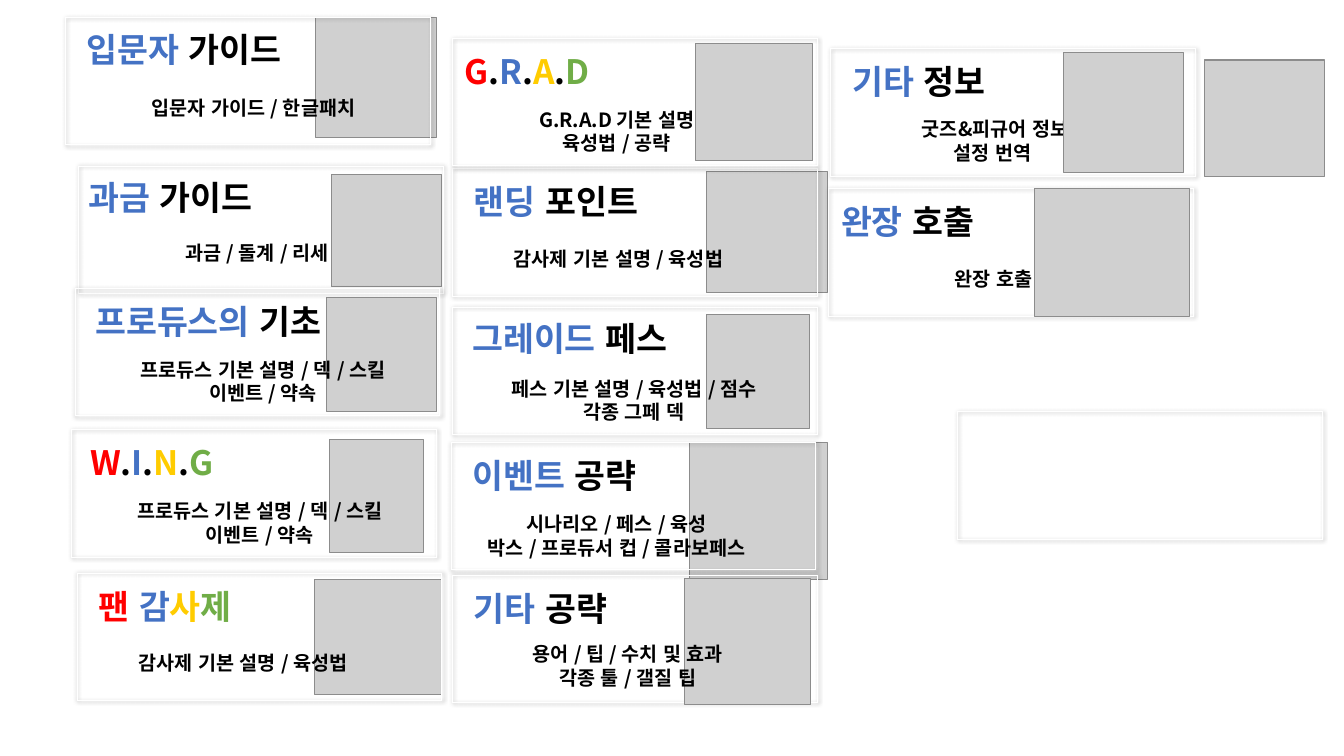
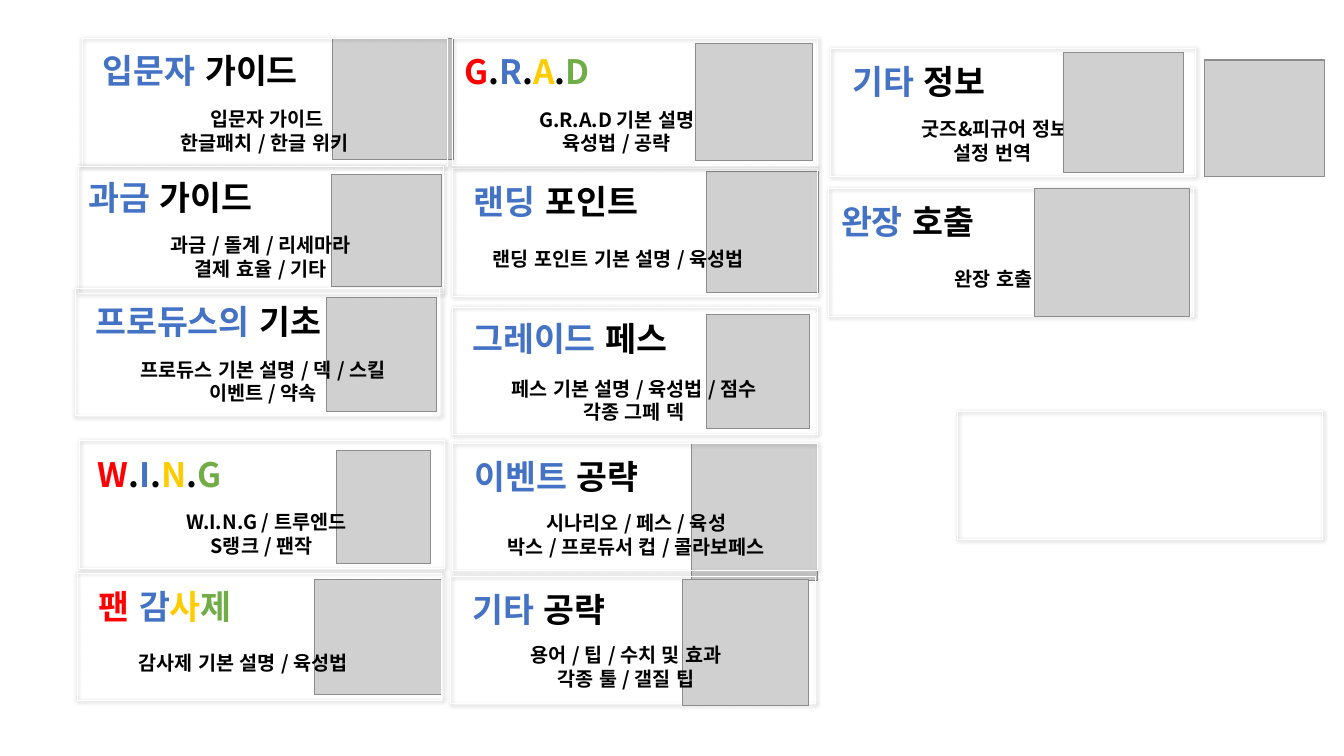
Before and after one commit to login-dhcp/shinycolors_guide, a slide deck: slide 1 of src/banner.pptx. Drawn at 1344x756 pixels with LibreOffice and Linux fonts; fonts in the diff are those of the drawing; grey boxes stand for pictures. Boxes give left, top, right and bottom in pixels: in the first picture for what was removed or moved away, otherwise in the second. Text is boxed around its words. In the diff, an @@ line names an element or a change of style, - is before the commit and + after.

```diff
--- a/src/banner.pptx
+++ b/src/banner.pptx
@@ 1 picture, 1 text, 1 rectangle: place and size @@
-1 picture, 1 text, 1 rectangle at [66, 17, 437, 144]
+1 picture, 1 text, 1 rectangle at [83, 38, 454, 165]
@@ text at [181, 109, 348, 156]: text changed @@
-입문자 가이드 / 한글패치
+입문자 가이드
+한글패치 / 한글 위키
@@ picture: place and size @@
-picture at [707, 171, 828, 292]
+picture at [707, 171, 820, 292]
@@ text at [171, 232, 350, 278]: text changed @@
-과금 / 돌계 / 리세
+과금 / 돌계 / 리세마라
+결제 효율 / 기타
@@ text at [493, 246, 744, 272]: text changed @@
-감사제 기본 설명 / 육성법
+랜딩 포인트 기본 설명 / 육성법
@@ rectangle: place and size @@
-rectangle at [72, 430, 437, 557]
+rectangle at [80, 441, 445, 568]
@@ text "W.I.N.G": place and size @@
-text "W.I.N.G" at [90, 449, 214, 476]
+text "W.I.N.G" at [98, 461, 222, 488]
@@ picture: place and size @@
-picture at [690, 443, 827, 580]
+picture at [692, 444, 818, 581]
@@ picture: place and size @@
-picture at [329, 440, 423, 552]
+picture at [337, 451, 432, 563]
@@ text at [186, 509, 346, 555]: text changed @@
-프로듀스 기본 설명 / 덱 / 스킬
-이벤트 / 약속
+W.I.N.G / 트루엔드
+S랭크 / 팬작
@@ text "시나리오 / 페스 / 육성": place and size @@
-text "시나리오 / 페스 / 육성" at [488, 511, 745, 560]
+text "시나리오 / 페스 / 육성" at [507, 510, 765, 560]
```
Also in this commit, not shown: 6 other files.
